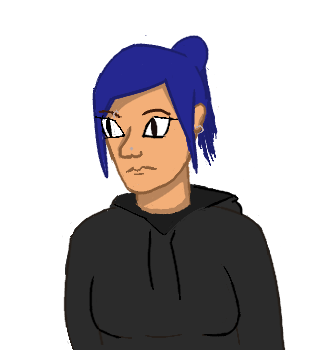
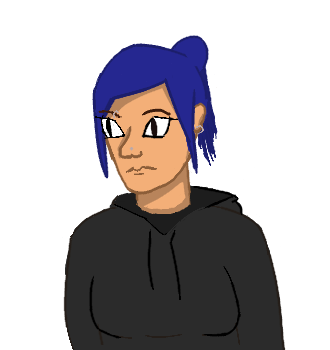
Comparing the layer stacks of the two 330px x 350px images. Changes:
painted on "eyes" over (x1=113, y1=129, x2=175, y2=138)
painted on "white" over (x1=102, y1=119, x2=169, y2=137)
painted on "hair-outline" over (x1=93, y1=35, x2=209, y2=141)
painted on "hair color" over (x1=95, y1=64, x2=143, y2=173)
painted on "back hair color" over (x1=113, y1=99, x2=213, y2=165)
painted on "jaw" over (x1=111, y1=106, x2=219, y2=181)
painted on "face-skin" over (x1=126, y1=184, x2=139, y2=192)
painted on "doodles #1" over (x1=135, y1=183, x2=191, y2=204)
painted on "doodles #7" over (x1=140, y1=159, x2=191, y2=215)
painted on "doodles #3" over (x1=96, y1=193, x2=229, y2=319)
painted on "doodles #4" over (x1=62, y1=183, x2=259, y2=344)
